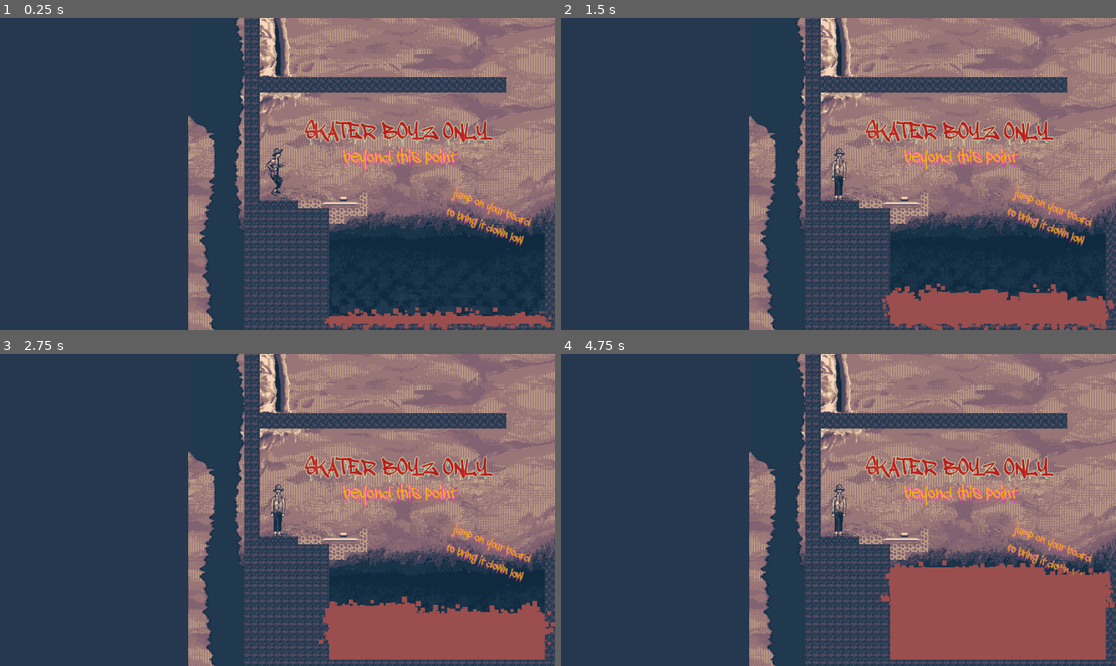
Above: before the commit, frames 1-4 (two rows, left to right).
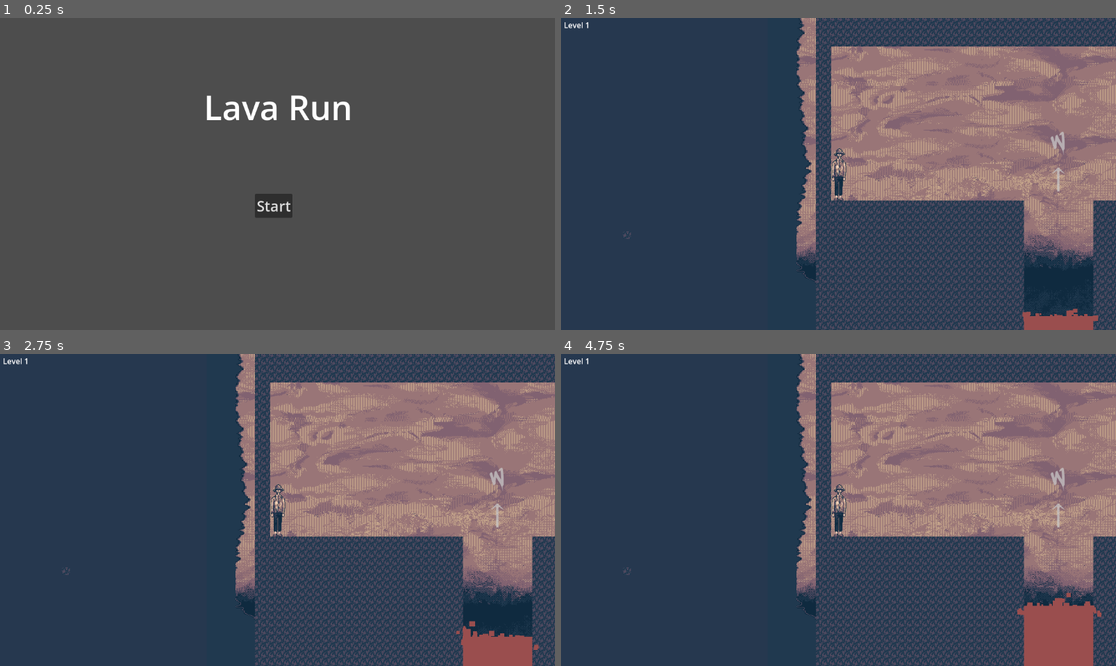
Above: after the commit, the same moments.

Repository: hellomynameisren/ludumdare
Game: Godot game, scene res://liquid/main_menu.tscn
Two runs of this game, one before a commit and one after it. Both use one fixed random seed, a clock stepped at 60 frames per second and the inputs below. Before the commit the project starts from res://liquid/complete_levels/04_skate.tscn.
Inputs (mouse positions are in pixels of both pictures, inside the frame that each line leads up to):
- Up to frame 1 (0.25 s): no input
- Up to frame 2 (1.5 s): click (832, 205) at 0.5 s, where only the run after the commit has a clickable "Start"
- Up to frame 3 (2.75 s): no input
- Up to frame 4 (4.75 s): no input

The runs differ from the first frame. In frame 1, 94% of the frame differs, in the area x 0-100%, y 0-100%; in frame 2, 35%; in frame 3, 36%; in frame 4, 37%.

Commit message:
lava emitter shorter

Diff:
--- a/liquid/lava_emitter.tscn
+++ b/liquid/lava_emitter.tscn
@@ -19,7 +19,7 @@
 color = Color(0.603922, 0.305882, 0.305882, 1)
 
 [node name="DestroyTimer" type="Timer" parent="."]
-wait_time = 2.0
+wait_time = 0.5
 one_shot = true
 autostart = true
 
--- a/project.godot
+++ b/project.godot
@@ -11,7 +11,7 @@
 [application]
 
 config/name="Ludum Dare"
-run/main_scene="res://liquid/complete_levels/04_skate.tscn"
+run/main_scene="res://liquid/main_menu.tscn"
 config/features=PackedStringArray("4.1", "GL Compatibility")
 config/icon="res://icon.svg"
 
